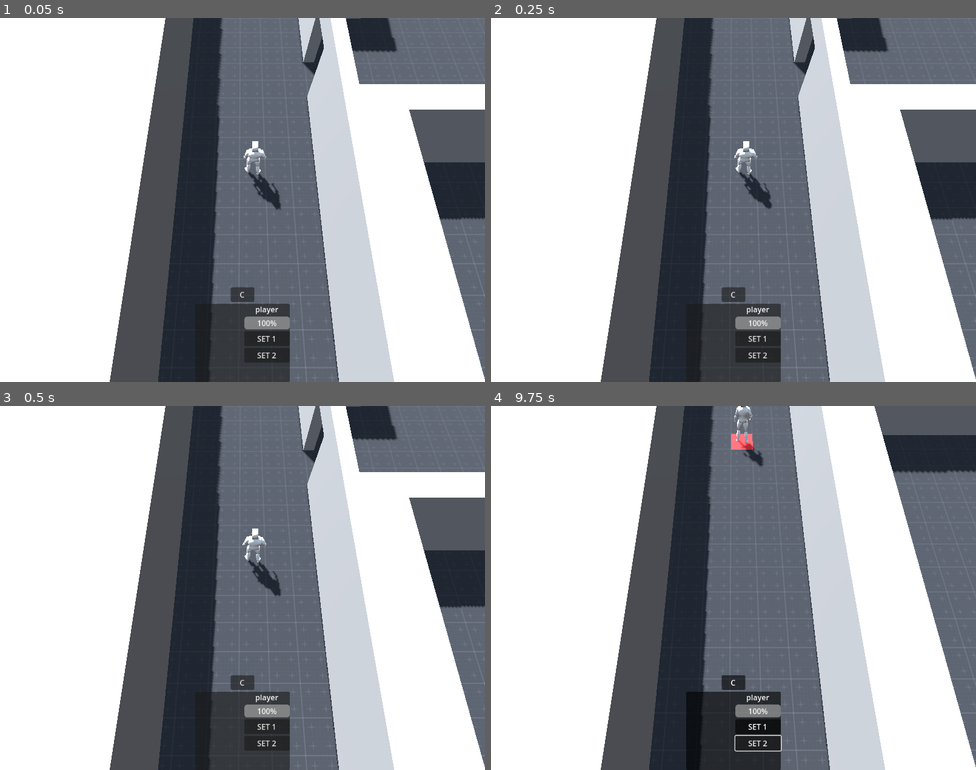
Above: before the commit, frames 1-4 (two rows, left to right).
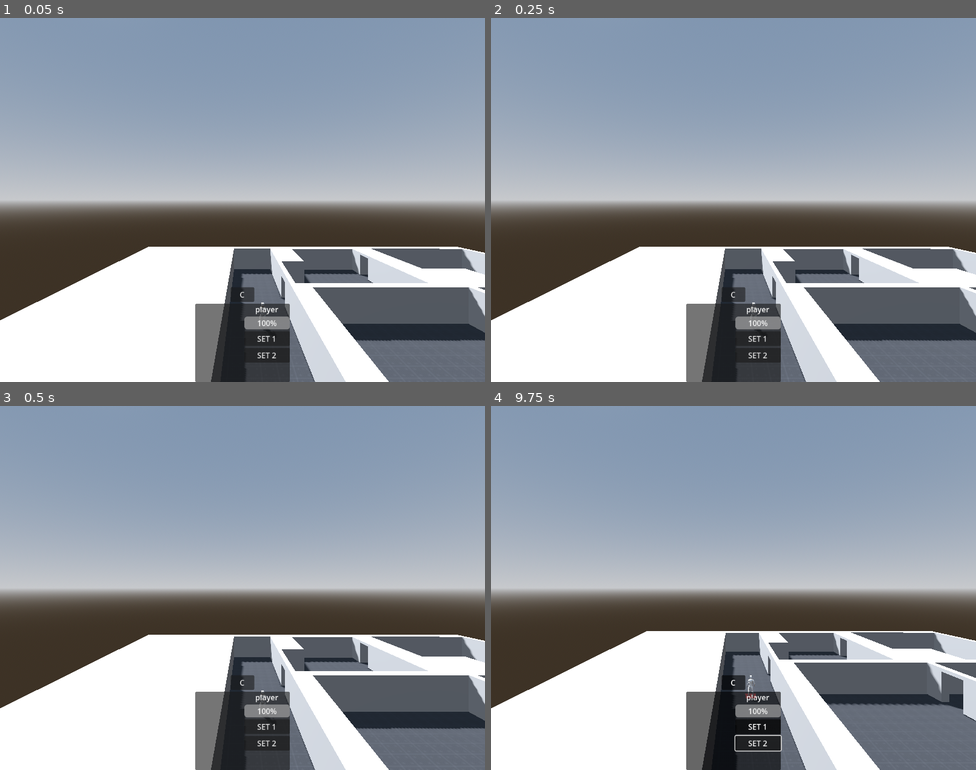
Above: after the commit, the same moments.

Repository: AAncapo/godot-rtwp
Game: Godot game, scene res://world.tscn
Same seed, same stepped clock (60 frames per second), same inputs: the game is played once before the commit and once after it.
Inputs (mouse positions are in pixels of both pictures, inside the frame that each line leads up to):
- Up to frame 1 (0.05 s): no input
- Up to frame 2 (0.25 s): no input
- Up to frame 3 (0.5 s): no input
- Up to frame 4 (9.75 s): click "C" at 0.5 s; click (733, 729) at 1.25 s; click "SET 1" at 2 s; click "SET 2" at 2.75 s; click "C" at 3.5 s; click (733, 729) at 4.25 s; click "SET 1" at 5 s; click "SET 2" at 5.75 s; click "C" at 6.5 s; click (733, 729) at 7.25 s; click "SET 1" at 8 s; click "SET 2" at 8.75 s; tap Enter at 9.5 s; move the mouse to (840, 569) at 9.52 s; hold S (cam_bwd) from 9.53 s (still down); click (840, 569) at 9.67 s

The runs differ from the first frame. In frame 1, 87% of the frame differs, in the area x 0-100%, y 0-100%; in frame 2, 87%; in frame 3, 87%; in frame 4, 87%.

Commit message:
New Free Camera
+ Added visibility check

Diff:
--- /dev/null
+++ b/FpsCamera.gd
@@ -0,0 +1,43 @@
+extends Node3D
+
+@export var move_speed: float = 3.0
+@export var zoom_speed: float = 3.0
+
+@onready var cam = $Camera3D
+@onready var new_pos:Vector3 = self.global_position
+var mouse_sens = 0.004
+
+
+func _ready() -> void:
+	GameEvents.focus_world_object.connect(_on_focus)
+
+func _process(delta: float) -> void:
+	#move with wasd
+	if Input.is_action_pressed("cam_left"):
+		new_pos -= global_basis.x
+	if Input.is_action_pressed("cam_fwd"):
+		new_pos -= global_basis.z
+	if Input.is_action_pressed("cam_right"):
+		new_pos += global_basis.x
+	if Input.is_action_pressed("cam_bwd"):
+		new_pos += global_basis.z
+
+	global_position = lerp(global_position,new_pos, delta * move_speed)
+
+	if global_position.y <= 2: global_position.y = 2
+
+func _unhandled_input(event: InputEvent) -> void:
+	if event is InputEventMouseMotion:  #rotate holding middle mouse button
+		if event.button_mask == MOUSE_BUTTON_MASK_MIDDLE:
+			self.global_rotation.y -= event.relative.x * mouse_sens
+			cam.rotation.x -= event.relative.y * mouse_sens
+
+	if event is InputEventMouseButton && event.is_pressed(): #zoom with mouse wheel
+		if event.button_index == MOUSE_BUTTON_WHEEL_UP:
+			new_pos -= cam.global_basis.z * zoom_speed
+		if event.button_index == MOUSE_BUTTON_WHEEL_DOWN:
+			new_pos += cam.global_basis.z * zoom_speed
+
+
+func _on_focus(object):
+	pass
--- a/beehave_nodes/ConditionTargetAtRange.gd
+++ b/beehave_nodes/ConditionTargetAtRange.gd
@@ -41,7 +41,7 @@
 		#search other enemies if the target escapes
 		if dist.length() > actor.hit_range or dist.length() > max_desired_dist:
 			print(actor.name, " searching enemies left")
-			var enemies = actor.get_enemies_in_area(actor.detection_area)
+			var enemies = actor.get_enemies_in_area()
 			actor.target_unit = enemies[0] if enemies else null
 			if not actor.target_unit: actor.current_state = actor.state.NORMAL
 
--- a/camera.gd
+++ b/camera.gd
@@ -1,13 +1,13 @@
 extends Node3D
 
-@export_range(5.0,30.0) var move_speed: float = 10.0
+@export_range(5.0,30.0) var move_speed: float = 8.0
 @export var zoom_amount: float = 10.0
-@export var min_zoom: float = 5.0
-@export var max_zoom: float = 50.0
+@export var min_zoom:float = 5.0
+@export var max_zoom:float = 50.0
 
-@onready var cam = $Camera3D
-@onready var new_pos: Vector3 = self.global_position
-@onready var new_zoom: float = cam.position.z
+@onready var cam:Camera3D = $Camera3D
+@onready var new_pos:Vector3 = self.global_position
+@onready var new_zoom:float = cam.position.z
 @onready var new_rotation_y: float = self.global_rotation.y
 
 var mouse_sensitivity: float = 0.05
--- a/character/character.gd
+++ b/character/character.gd
@@ -9,7 +9,6 @@
 @onready var detection_area:Area3D = $DetectionArea  #more like awareness/perception
 @onready var fov:Area3D = $FieldOfView
 @onready var crosshair:RayCast3D = $crosshair
-#@onready var visibility_chkr = $VisibilityChecker
 @onready var info = $Info
 @onready var action_timer:Timer = $ActionTimer
 
@@ -162,20 +161,29 @@
 	fov.get_node("CollisionShape3D").shape.size.z = visibility_range
 	fov.position.z = -visibility_range/2
 
-func get_enemies_in_area(area:Area3D):
+func get_enemies_in_area(area:Area3D = null):
 	var detected_units = []
-	var bodies = area.get_overlapping_bodies()
+	var bodies = []
+	if not area: #if no area is specified. check all (detection & fov)
+		bodies = detection_area.get_overlapping_bodies()
+		bodies.append_array(fov.get_overlapping_bodies())
+	else:
+		bodies = area.get_overlapping_bodies()
 	for b in bodies:
-		if b.get_groups().has(Global.UNIT_GROUP) and b.team != team:
+		if b.get_groups().has(Global.UNIT_GROUP) and b.team != team and check_visibility(b):
 			detected_units.append(b)
 	return detected_units
+
 
 func _on_detection_area_body_entered(body: Node3D) -> void:
 	if body.is_in_group(Global.UNIT_GROUP) and body.team != team and not body.stealth_active:
 		self.current_state = state.ALERT
 		#all units enter alert, only AIDriven ones assign it as target
 		if team != Global.PLAYER_TEAM and not target_unit:
-			self.target_unit = body
+			if check_visibility(body):
+				self.target_unit = body
+			else:
+				self.target_vec = body.global_position
 
 func _on_detection_area_body_exited(body: Node3D) -> void:
 	#no hace nada si ya existe un target_unit. la secuencia de attack en btree ya esta comprobando si el target sale del area ;)
@@ -194,7 +202,10 @@
 		self.current_state = state.ALERT
 		#all units enter alert, only AIDriven ones assign it as target
 		if team != Global.PLAYER_TEAM and not target_unit:
-			self.target_unit = body
+			if check_visibility(body):
+				self.target_unit = body
+			else:
+				self.target_vec = body.global_position
 
 
 func _on_navigation_agent_3d_target_reached() -> void:
@@ -211,3 +222,12 @@
 
 func _on_detected() -> void:
 	if stealth_active: stealth_active = false
+
+
+func check_visibility(target):
+	var vcheck:RayCast3D = $VisibilityChecker
+	vcheck.target_position = target.global_position
+	vcheck.target_position.y = target.scale.y/2
+	vcheck.force_raycast_update()  # doesnt need to be enabled for this to work
+
+	return vcheck.get_collider() == target
--- a/character/character.tscn
+++ b/character/character.tscn
@@ -1651,6 +1651,7 @@
 bg_color = Color(0.917647, 0.917647, 0.917647, 1)
 
 [node name="player" type="CharacterBody3D" groups=["units"]]
+process_mode = 1
 collision_layer = 2
 collision_mask = 3
 script = ExtResource("1_stryv")
@@ -1662,7 +1663,7 @@
 
 [node name="BeehaveTree" type="Node" parent="." node_paths=PackedStringArray("blackboard", "actor")]
 script = ExtResource("2_fojyy")
-blackboard = NodePath("@Node@247657")
+blackboard = NodePath("@Node@17488")
 actor = NodePath("..")
 
 [node name="main" type="Node" parent="BeehaveTree"]
@@ -1741,28 +1742,28 @@
 [node name="Character2" parent="." instance=ExtResource("3_uwfat")]
 
 [node name="Skeleton3D" parent="Character2/metarig" index="0"]
-bones/0/position = Vector3(0, 0.968879, -0.0552)
-bones/2/rotation = Quaternion(-0.0239565, 0, 0, 0.999713)
-bones/3/rotation = Quaternion(0.0376552, 0, 0, 0.999291)
-bones/4/rotation = Quaternion(0.119414, 0, 0, 0.992845)
-bones/8/rotation = Quaternion(-0.11525, 0.67304, -0.590302, 0.43044)
-bones/9/rotation = Quaternion(0.175737, 0.00134316, -0.0391495, 0.983657)
+bones/0/position = Vector3(0, 0.978891, -0.0552)
+bones/2/rotation = Quaternion(-0.0734193, 0, 0, 0.997301)
+bones/3/rotation = Quaternion(0.00435622, 0, 0, 0.999991)
+bones/4/rotation = Quaternion(0.195553, 0, 0, 0.980693)
+bones/8/rotation = Quaternion(-0.158264, 0.748834, -0.550173, 0.333932)
+bones/9/rotation = Quaternion(0.207649, 0.00133419, -0.0462586, 0.977108)
 bones/10/rotation = Quaternion(0.06922, 0.00181033, -0.0771698, 0.994611)
-bones/13/rotation = Quaternion(-0.146776, -0.742676, 0.48551, 0.437229)
-bones/14/rotation = Quaternion(0.416779, -0.00123471, 0.092847, 0.904253)
+bones/13/rotation = Quaternion(-0.161665, -0.79209, 0.464161, 0.361956)
+bones/14/rotation = Quaternion(0.398543, -0.00124647, 0.0887845, 0.912841)
 bones/15/rotation = Quaternion(0.06922, -0.00181033, 0.0771698, 0.994611)
 bones/16/rotation = Quaternion(-0.0308468, 0.019378, 0.0821465, 0.995954)
-bones/19/rotation = Quaternion(0.951291, 0.0402586, -0.134494, 0.274473)
-bones/20/rotation = Quaternion(0.288432, 0.000424577, -0.0278792, 0.957094)
-bones/21/rotation = Quaternion(-0.615152, -0.0890768, 0.0493418, 0.781805)
+bones/19/rotation = Quaternion(0.952428, 0.0399735, -0.134179, 0.270701)
+bones/20/rotation = Quaternion(0.279451, 0.00042575, -0.0270111, 0.95978)
+bones/21/rotation = Quaternion(-0.603868, -0.0870143, 0.0530976, 0.79054)
 bones/22/rotation = Quaternion(6.41252e-08, 0.972284, -0.233801, 6.52932e-07)
-bones/25/rotation = Quaternion(0.965018, -0.0436612, 0.130815, 0.222984)
-bones/26/rotation = Quaternion(0.266554, -0.000427405, 0.0257645, 0.963476)
-bones/27/rotation = Quaternion(-0.639601, 0.0905314, -0.0559322, 0.761306)
+bones/25/rotation = Quaternion(0.971148, -0.0407119, 0.133116, 0.193635)
+bones/26/rotation = Quaternion(0.202724, -0.000434291, 0.0195949, 0.97904)
+bones/27/rotation = Quaternion(-0.610909, 0.109551, -0.0627636, 0.781568)
 bones/28/rotation = Quaternion(-6.41252e-08, 0.972284, -0.233801, -6.52932e-07)
 
 [node name="BoneAttachment3D" type="BoneAttachment3D" parent="Character2/metarig/Skeleton3D" index="1"]
-transform = Transform3D(-0.909194, 0.0905314, 0.406411, 0.1709, -0.808928, 0.56252, 0.379683, 0.580895, 0.720001, -0.374186, 1.08046, 0.117683)
+transform = Transform3D(-0.903766, 0.13468, 0.406285, 0.122303, -0.828376, 0.546658, 0.41018, 0.54374, 0.732187, -0.35188, 1.08034, 0.0763353)
 bone_name = "hand.R"
 bone_idx = 15
 
@@ -1802,6 +1803,7 @@
 
 [node name="VisibilityChecker" type="RayCast3D" parent="."]
 transform = Transform3D(1, 0, 0, 0, 1, 0, 0, 0, 1, 0, 0.5, 0)
+enabled = false
 collision_mask = 3
 
 [node name="ActionTimer" type="Timer" parent="."]
--- /dev/null
+++ b/fps_camera.tscn
@@ -0,0 +1,8 @@
+[gd_scene load_steps=2 format=3 uid="uid://bnw23h5lw42bi"]
+
+[ext_resource type="Script" path="res://FpsCamera.gd" id="1_wsovo"]
+
+[node name="FpsCamera" type="Node3D"]
+script = ExtResource("1_wsovo")
+
+[node name="Camera3D" type="Camera3D" parent="."]
--- /dev/null
+++ b/main.gd
@@ -0,0 +1,6 @@
+extends Node3D
+
+
+func _input(event: InputEvent) -> void:
+	if event is InputEventKey and event.is_action_pressed("pause"):
+		get_tree().paused = !get_tree().paused
--- a/world.tscn
+++ b/world.tscn
@@ -1,7 +1,8 @@
-[gd_scene load_steps=15 format=3 uid="uid://drj02j3p1ncdt"]
-
+[gd_scene load_steps=16 format=3 uid="uid://drj02j3p1ncdt"]
+
+[ext_resource type="Script" path="res://main.gd" id="1_wmp7k"]
 [ext_resource type="Script" path="res://sel_sys/selector.gd" id="2_pyn2i"]
-[ext_resource type="Script" path="res://camera.gd" id="3_7oabq"]
+[ext_resource type="Script" path="res://FpsCamera.gd" id="2_t5mib"]
 [ext_resource type="Script" path="res://sel_sys/selection_box.gd" id="3_igfxy"]
 [ext_resource type="Script" path="res://gui.gd" id="4_tnhci"]
 [ext_resource type="Texture2D" uid="uid://dfkj78afni5la" path="res://textures/texture_06.png" id="4_xw032"]
@@ -41,6 +42,8 @@
 uv1_triplanar = true
 
 [node name="Main" type="Node3D"]
+process_mode = 3
+script = ExtResource("1_wmp7k")
 
 [node name="WorldEnvironment" type="WorldEnvironment" parent="."]
 environment = SubResource("Environment_m5s7i")
@@ -49,18 +52,13 @@
 transform = Transform3D(-0.834627, 0.406974, -0.371175, 2.2134e-08, 0.673864, 0.738856, 0.550816, 0.616669, -0.562425, 0, 0, 0)
 shadow_enabled = true
 
-[node name="CamBase" type="Node3D" parent="."]
-process_mode = 3
-transform = Transform3D(1, 0, 0, 0, 0.327827, 0.944737, 0, -0.944737, 0.327827, 1.22538, -1.90735e-06, -35.8944)
-script = ExtResource("3_7oabq")
-move_speed = 7.0
-zoom_amount = 3.0
-
-[node name="Camera3D" type="Camera3D" parent="CamBase"]
+[node name="CameraBase" type="Node3D" parent="."]
+transform = Transform3D(1, 0, 0, 0, 1, 0, 0, 0, 1, 0, 10.1759, -18.0727)
+script = ExtResource("2_t5mib")
+
+[node name="Camera3D" type="Camera3D" parent="CameraBase"]
 unique_name_in_owner = true
-transform = Transform3D(1, 0, 0, 0, 1, -2.98023e-08, 0, 2.98023e-08, 1, 0, 0, 8.80749)
 current = true
-size = 40.0
 
 [node name="UnitSelector" type="Node" parent="."]
 script = ExtResource("2_pyn2i")
@@ -73,7 +71,6 @@
 script = ExtResource("3_igfxy")
 
 [node name="GUI" type="Control" parent="."]
-process_mode = 3
 layout_mode = 3
 anchors_preset = 15
 anchor_right = 1.0
@@ -345,7 +342,7 @@
 transform = Transform3D(1, 0, 0, 0, 1, 0, 0, 0, 1, 1.62404, 3.8147e-06, -37.0292)
 
 [node name="enemy" parent="." instance=ExtResource("7_v38ir")]
-transform = Transform3D(-4.37114e-08, 0, 1, 0, 1, 0, -1, 0, -4.37114e-08, 22.0531, 0, -30.858)
+transform = Transform3D(-4.37114e-08, 0, 1, 0, 1, 0, -1, 0, -4.37114e-08, 21.1632, 0, -28.5875)
 collision_mask = 7
 walk_speed = 1.5
 
